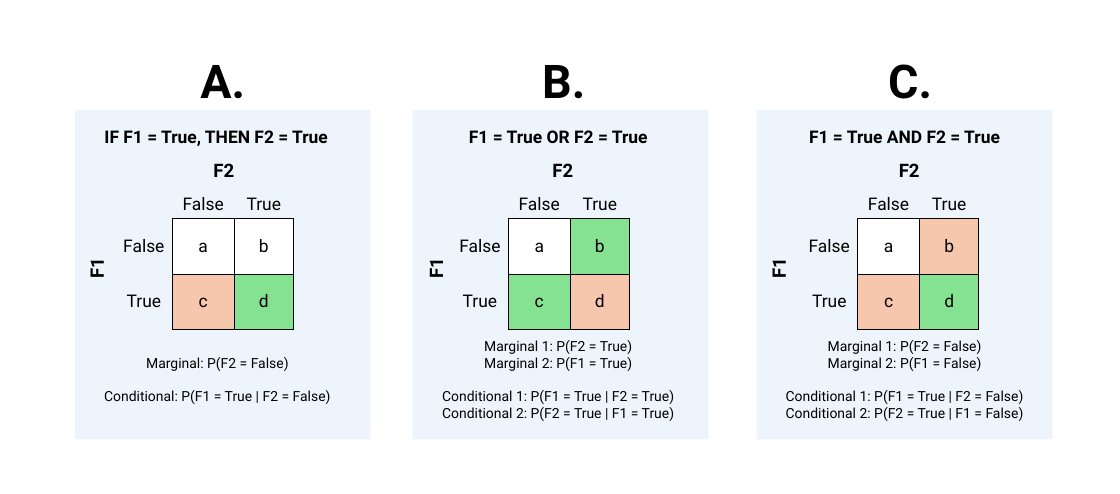
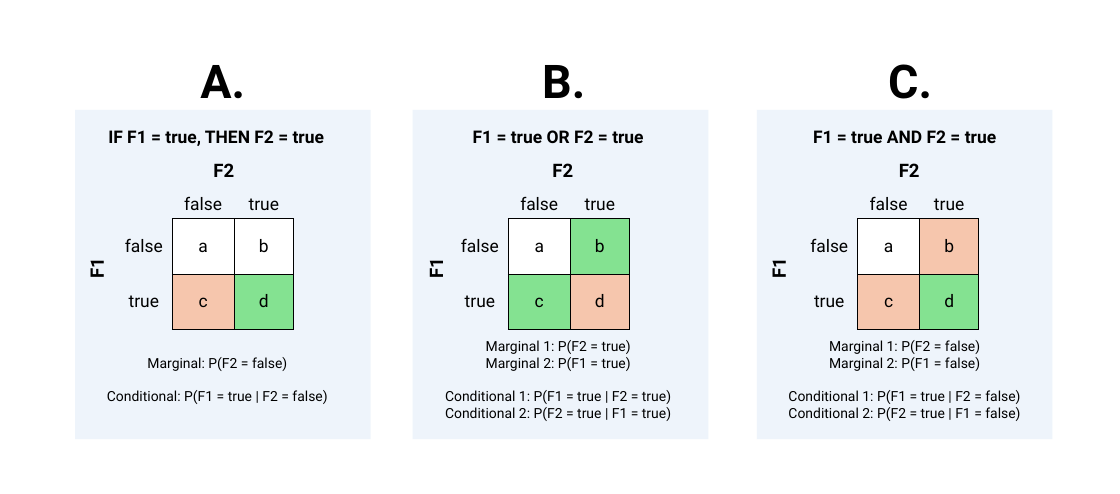
Before and after one commit to annagraff/crossling-curated, a slide deck: slide 1 of plots/Fig6 tests.pptx. Drawn at 1120x494 pixels with LibreOffice and Linux fonts; fonts in the diff are those of the drawing. Boxes give left, top, right and bottom in pixels: in the first picture for what was removed or moved away, otherwise in the second. Text is boxed around its words. In the diff, an @@ line names an element or a change of style, - is before the commit and + after.

```diff
--- a/plots/Fig6 tests.pptx
+++ b/plots/Fig6 tests.pptx
@@ text at (x1=108, y1=130, x2=324, y2=146): text changed @@
-IF F1 = True, THEN F2 = True
+IF F1 = true, THEN F2 = true
@@ text at (x1=473, y1=130, x2=643, y2=143): text changed @@
-F1 = True OR F2 = True
+F1 = true OR F2 = true
@@ text at (x1=813, y1=130, x2=996, y2=143): text changed @@
-F1 = True AND F2 = True
+F1 = true AND F2 = true
@@ table at (x1=115, y1=190, x2=294, y2=330) @@
-row 1, column 2: False
+row 1, column 2: false
-row 1, column 3: True
+row 1, column 3: true
-row 2, column 1: False
+row 2, column 1: false
-row 3, column 1: True
+row 3, column 1: true
@@ table at (x1=451, y1=190, x2=629, y2=330) @@
-row 1, column 2: False
+row 1, column 2: false
-row 1, column 3: True
+row 1, column 3: true
-row 2, column 1: False
+row 2, column 1: false
-row 3, column 1: True
+row 3, column 1: true
@@ table at (x1=800, y1=190, x2=979, y2=330) @@
-row 1, column 2: False
+row 1, column 2: false
-row 1, column 3: True
+row 1, column 3: true
-row 2, column 1: False
+row 2, column 1: false
-row 3, column 1: True
+row 3, column 1: true
@@ text at (x1=107, y1=357, x2=327, y2=404): text changed @@
-Marginal: P(F2 = False)
-Conditional: P(F1 = True | F2 = False)
+Marginal: P(F2 = false)
+Conditional: P(F1 = true | F2 = false)
@@ text at (x1=445, y1=340, x2=671, y2=421): text changed @@
-Marginal 1: P(F2 = True)
-Marginal 2: P(F1 = True)
-Conditional 1: P(F1 = True | F2 = True)
-Conditional 2: P(F2 = True | F1 = True)
+Marginal 1: P(F2 = true)
+Marginal 2: P(F1 = true)
+Conditional 1: P(F1 = true | F2 = true)
+Conditional 2: P(F2 = true | F1 = true)
@@ text at (x1=788, y1=340, x2=1020, y2=421): text changed @@
-Marginal 1: P(F2 = False)
-Marginal 2: P(F1 = False)
-Conditional 1: P(F1 = True | F2 = False)
-Conditional 2: P(F2 = True | F1 = False)
+Marginal 1: P(F2 = false)
+Marginal 2: P(F1 = false)
+Conditional 1: P(F1 = true | F2 = false)
+Conditional 2: P(F2 = true | F1 = false)
```
Also in this commit, not shown: 12 other files.
